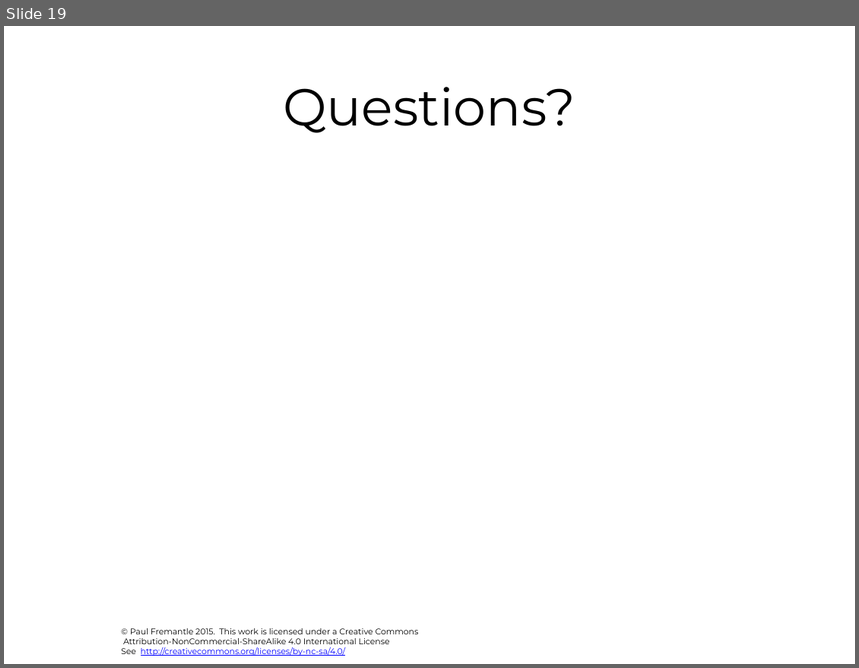
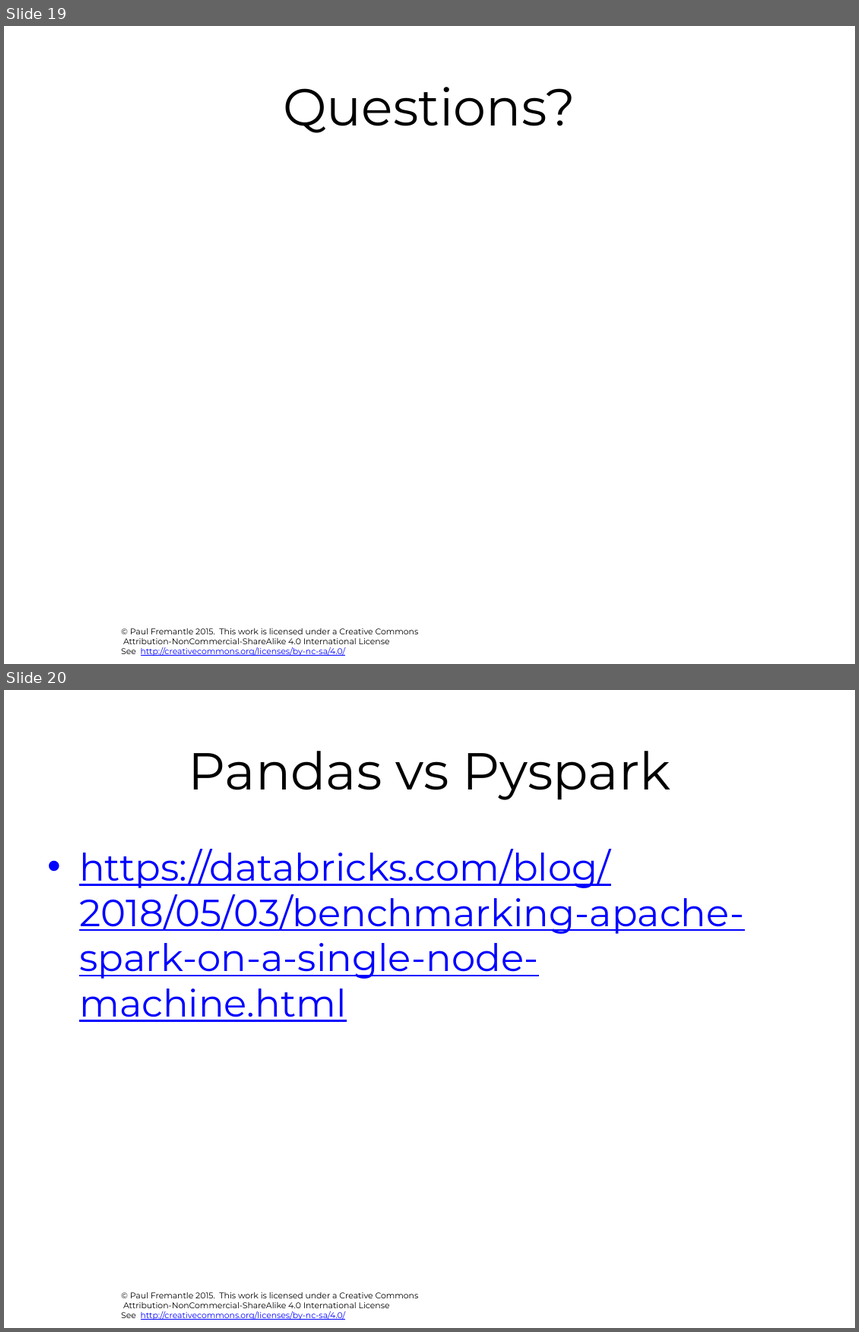
Before and after one commit to julieweeds/BigData, a slide deck: pres-source/11-recap-and-architecture.pptx. Shown one above the other, each under a label of ours: slide 19 before the commit, slides 19 and 20 after it. The pictures are 859x668 and 859x1332 pixels, drawn with LibreOffice and Linux fonts; fonts in the diff are those of the drawing; background and template pictures are left out. Boxes give left, top, right and bottom in pixels: in the first picture for what was removed or moved away, otherwise in the second. Text is boxed around its words. In the diff, an @@ line names an element or a change of style, - is before the commit and + after.

```diff
--- a/pres-source/11-recap-and-architecture.pptx
+++ b/pres-source/11-recap-and-architecture.pptx
@@ slide 20 added at [4,690,855,1328], background #FFFFFF; not listed: 1 template element that a slide beside it also shows @@
@@ title added at [188,751,671,800], 44 pt, text #000000 @@
+Pandas vs Pyspark
@@ text added at [79,849,744,1022], 32 pt, text #0000FF, underline @@
+• https://databricks.com/blog/2018/05/03/benchmarking-apache-spark-on-a-single-node-machine.html
```
Also in this commit, not shown: 3 other files.
